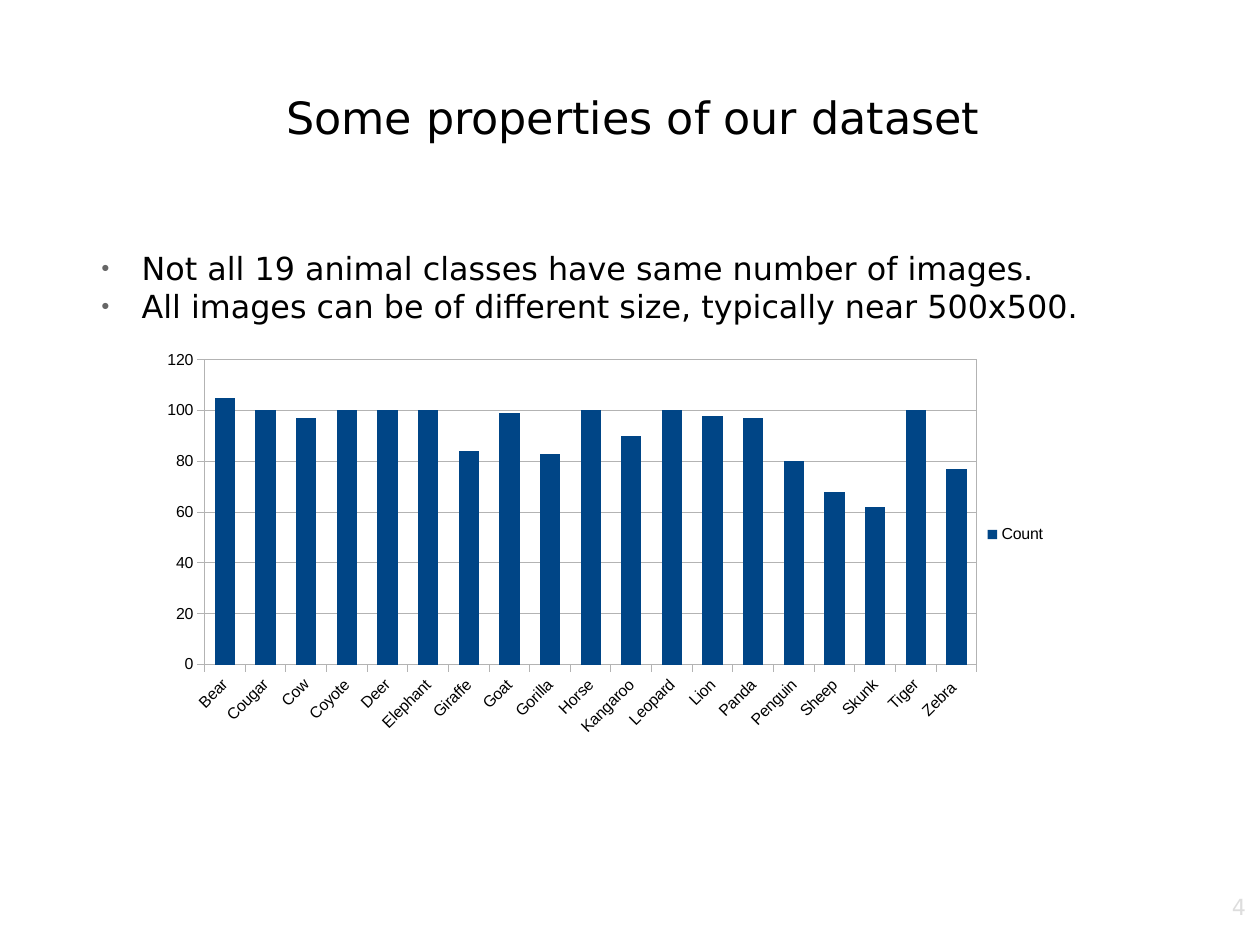
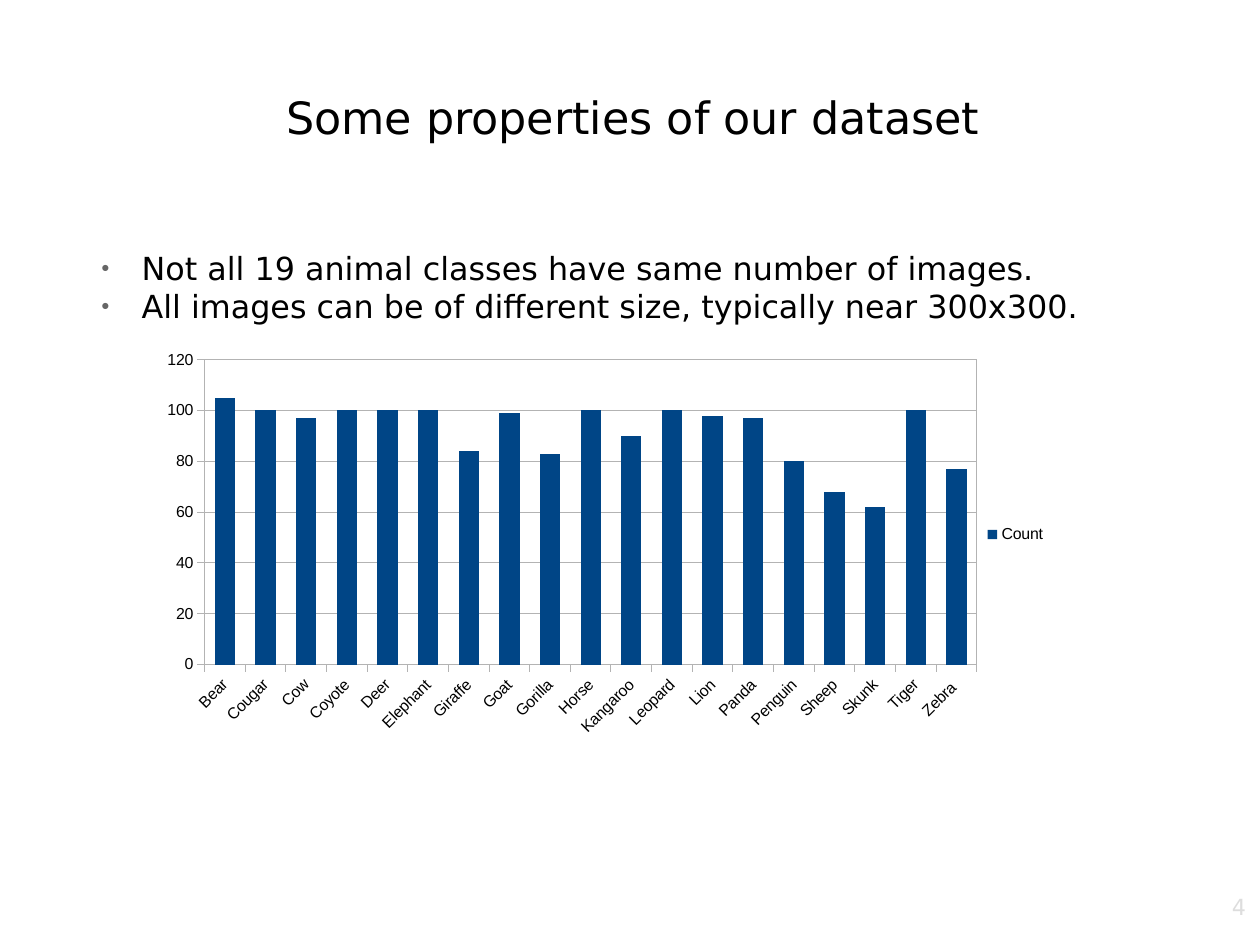
Before and after one commit to srknzl/cmpe462-project, a slide deck: slide 4 of Presentation.odp. Drawn at 1260x945 pixels with LibreOffice and Linux fonts; fonts in the diff are those of the drawing; background and template pictures are left out. Boxes give left, top, right and bottom in pixels: in the first picture for what was removed or moved away, otherwise in the second. Text is boxed around its words. In the diff, an @@ line names an element or a change of style, - is before the commit and + after.

Commit message:
add presentation images

```diff
--- a/Presentation.odp
+++ b/Presentation.odp
@@ text at bbox=[142, 294, 1077, 325]: text changed @@
-● All images can be of different size, typically near 500x500.
+● All images can be of different size, typically near 300x300.
```
Also in this commit, not shown: 4 other slides changed, 3 slides added, 2 other files.
